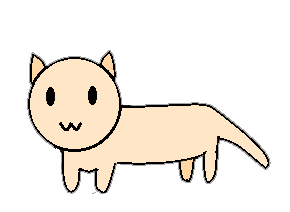
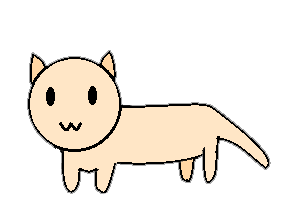
The second 290 x 212 image is a revision of the first. Changes to its layers:
painted on "圖層 2" over <box>202,114,223,156</box>
removed layer "圖層 5" over <box>202,139,220,156</box>
removed layer "圖層 0" over <box>92,114,223,194</box>
